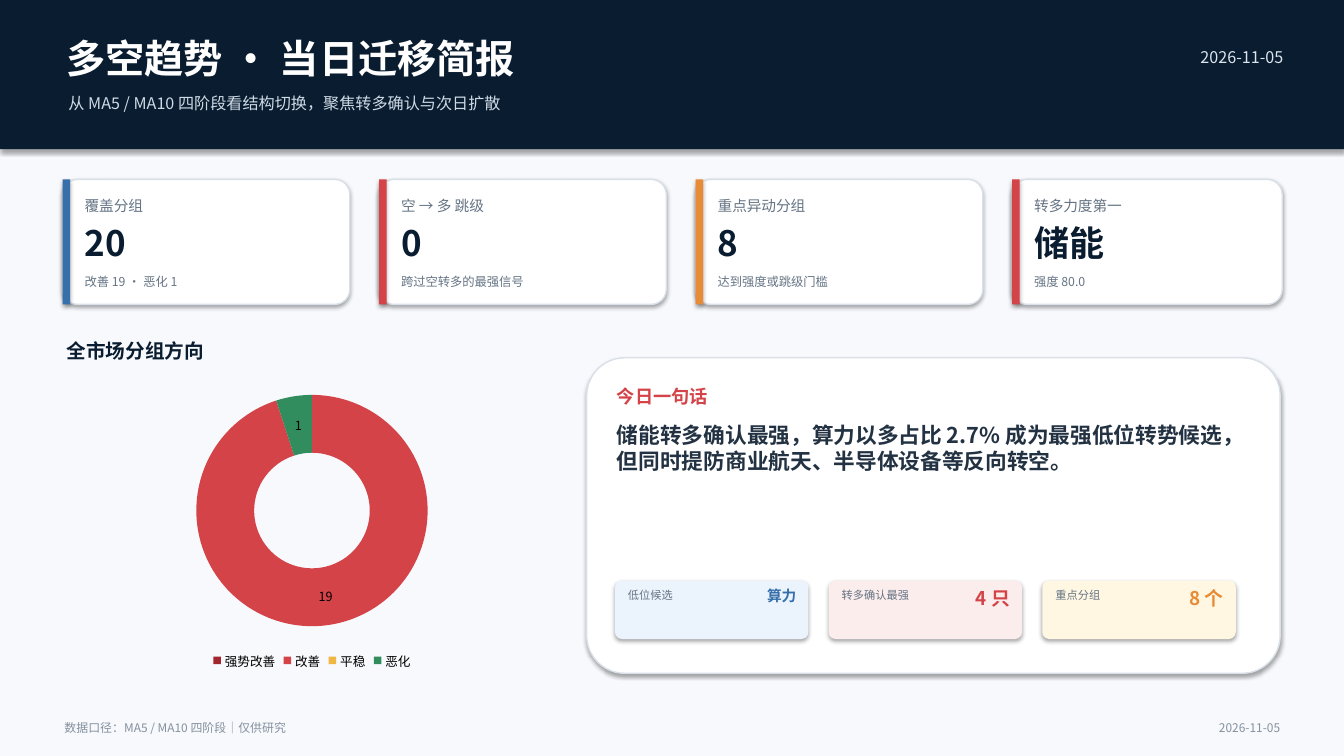
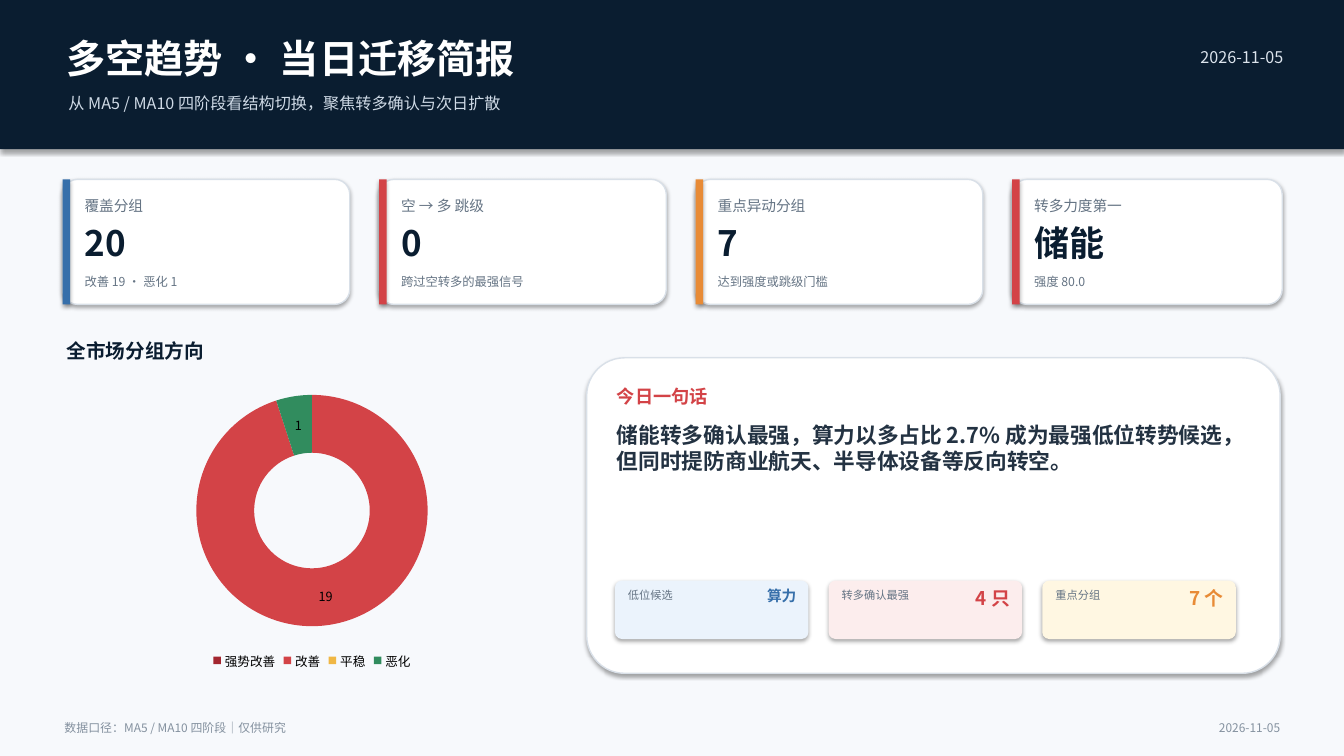
Before and after one commit to nancybhc/a-share-blast-lab, a slide deck: slide 1 of assets/多空阶段简报_2026-11-05.pptx. Drawn at 1344x756 pixels with LibreOffice and Linux fonts; fonts in the diff are those of the drawing. Boxes give left, top, right and bottom in pixels: in the first picture for what was removed or moved away, otherwise in the second. Text is boxed around its words. In the diff, an @@ line names an element or a change of style, - is before the commit and + after.

```diff
--- a/assets/多空阶段简报_2026-11-05.pptx
+++ b/assets/多空阶段简报_2026-11-05.pptx
@@ text at <box>718,230,739,256</box>: text changed @@
-8
+7
@@ text at <box>1190,589,1224,607</box>: text changed @@
-8 个
+7 个
```
Also in this commit, not shown: 3 other slides changed, 11 other files.
